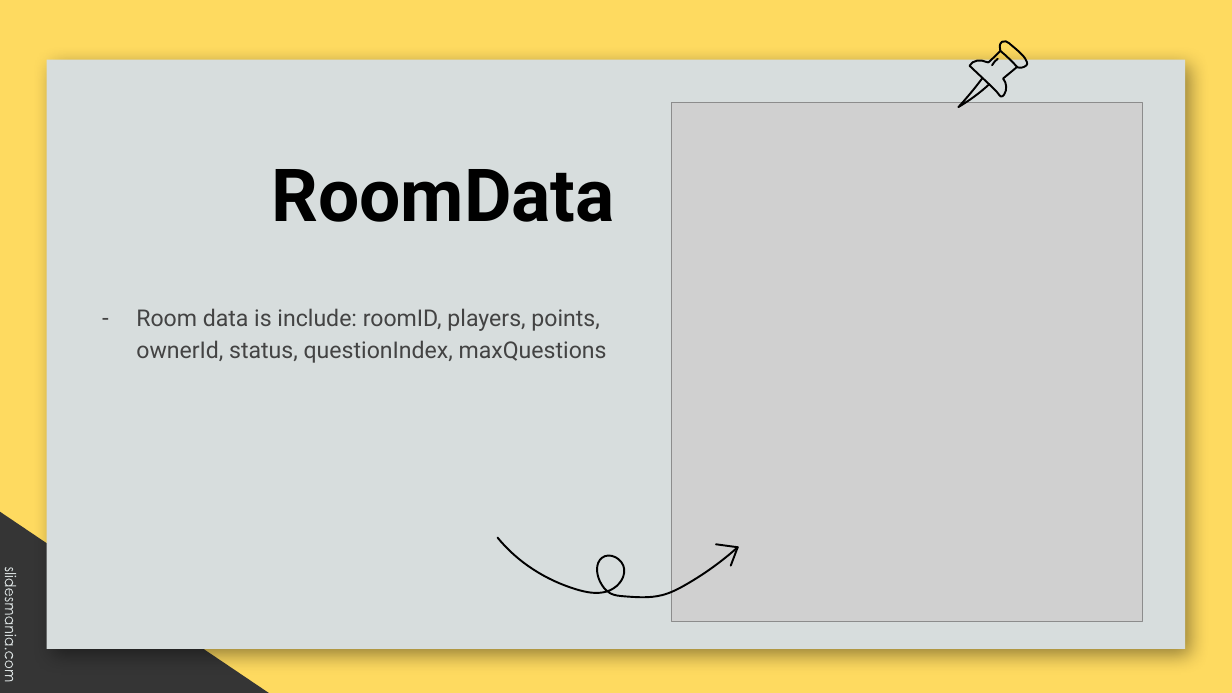
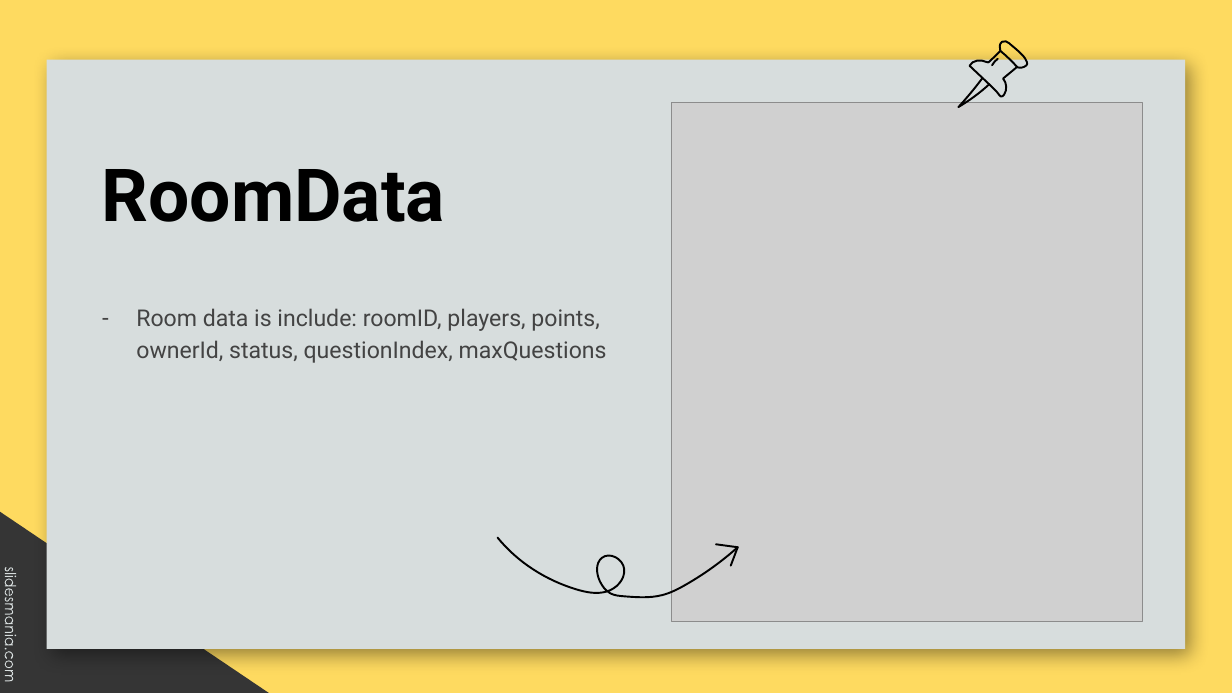
Before and after one commit to evmosss/Qt-DuoiHinhBatChu, a slide deck: slide 13 of report/report.pptx (slide 8 before the commit). Drawn at 1232x693 pixels with LibreOffice and Linux fonts; fonts in the diff are those of the drawing; grey boxes stand for pictures; background and template pictures are left out. Boxes give left, top, right and bottom in pixels: in the first picture for what was removed or moved away, otherwise in the second. Text is boxed around its words. In the diff, an @@ line names an element or a change of style, - is before the commit and + after.

```diff
--- a/report/report.pptx
+++ b/report/report.pptx
@@ title "RoomData" at [102, 169, 445, 222]: alignment right to left @@
```
Also in this commit, not shown: 14 other slides changed, 8 slides added, 10 slides removed, 7 other files.
